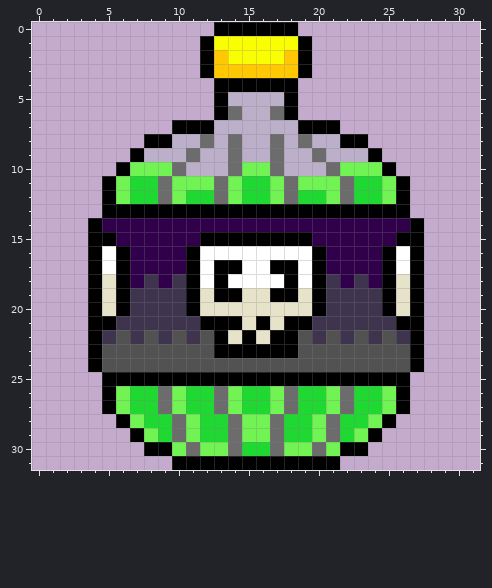
One commit to this pixel-art sprite: recursos/items/veneno.png. The picture above is the old version.
The file is 32x32 pixels.
New version:
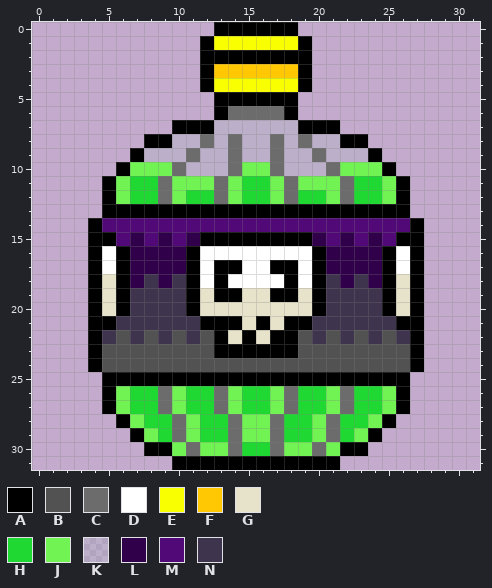
Palette (. is transparent): A #000000  B #525252  C #6c6c6c  D #ffffff  E #f9ff00  F #ffc802  G #e7e3ca  H #1fd831  J #70f353  K #9cc3c233  L #30004a  M #500976  N #3f344d
Difference:
@@ x 10..21 @@
  1 ..AEEEEEEA..
- 2 ..AFEEEEFA..
+ 2 ..AAAAAAAA..
  3 ..AFFFFFFA..
- 4 ...AAAAAA...
- 5 ...AKKKKA...
- 6 ...ACKKCA...
+ 4 ..AEEEEEEA..
+ 5 ...AAAAAA...
+ 6 ...ACCCCA...
  7 AAAKKKKKKAAA
@@ x 0..31 @@
 13 .....AAAAAAAAAAAAAAAAAAAAAA.....
-14 ....ALLLLLLLLLLLLLLLLLLLLLLA....
-15 ....AALLLLLLAAAAAAAALLLLLLAA....
+14 ....AMMMMMMMMMMMMMMMMMMMMMMA....
+15 ....AAMLMLMLAAAAAAAALMLMLMAA....
 16 ....ADALLLLADDDDDDDDALLLLADA....
Boxes around the changes in both pictures, in picture pixels (x1, y1, x2, y2):
changed: (200, 50, 312, 120)
changed: (102, 218, 410, 246)
